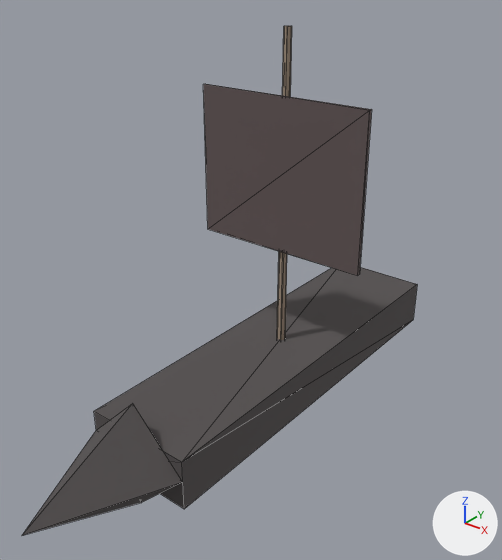
The glTF model game/voxario/AshesOfEryon/Assets/Models/scenery/ship.gltf, before and after one commit.
Before and after are seen from a camera (50 mm lens) standing at (8.98, -12.46, 10.06) and looking at (0.15, -1.42, 3.22). The axes (+X, +Y, +Z) are drawn at lower right. The lights are the same throughout. The first picture is the older version. Mesh edges are drawn as thin lines. Vertices at exactly the same position are counted once.

In view in the first picture: 'ship'.
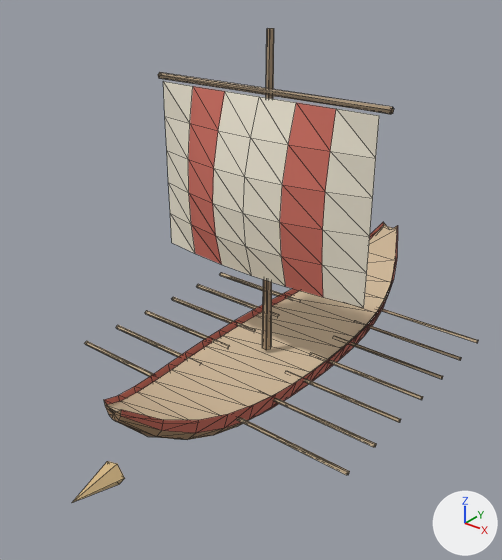
Where the change shows, as pixel boxes (x1, y1, x2, y2) in the pictures (502 x 560 px):
'ship', recoloured, reshaped (7% shorter): before (23, 26, 417, 535); after (72, 28, 479, 503)
part 1 of me_ship, added (beige): after (72, 461, 125, 503)
part 2 of me_ship, rebuilt (9% narrower, 10% shorter): before (94, 267, 417, 509); after (104, 222, 398, 440)
part 3 of me_ship, deleted (beige): before (277, 26, 292, 340)
part 4 of me_ship, deleted: before (203, 84, 372, 276)
part 5 of me_ship, deleted: before (23, 403, 182, 535)
part 6 of me_ship, added: after (85, 28, 479, 475)

The change, as a diff of the scene's bpy script:
```diff
--- a/game/voxario/AshesOfEryon/Assets/Models/scenery/ship.gltf.py
+++ b/game/voxario/AshesOfEryon/Assets/Models/scenery/ship.gltf.py
@@ mat_ship_0 @@
 mat_ship_0 = principled_material('ship_0')
-mat_ship_0.base_color = (0.09, 0.08, 0.08)  # dark grey #555050
+mat_ship_0.base_color = (0.42, 0.27, 0.15)  # brown #ad8e6c
 mat_ship_0.roughness = 0.92
@@ mat_ship_2 @@
 mat_ship_2 = principled_material('ship_2')
-mat_ship_2.base_color = (0.12, 0.09, 0.09)  # dark grey #615555
+mat_ship_2.base_color = (0.55, 0.14, 0.1)  # red #c46959
 mat_ship_2.roughness = 0.92
@@ me_ship @@
-me_ship.from_pydata(...)  # 37 vertices, 50 faces; spans x -2.2..2.2, y -7.8..5.0, z -0.8..8.5
+me_ship.from_pydata(...)  # 357 vertices, 541 faces; spans x -3.9..3.9, y -6.7..5.5, z -0.07..8.5
+# me_ship part 1: a new loose piece, a 5-sided cone pointing to -y spanning x -0.23..0.28, y -6.7..-5.6, z 0.18..0.72, in mat_ship_4 (beige #dabc89)
+# me_ship part 2: the loose piece of 8 vertices spanning x -1.3..1.3, y -5.0..5.0, z -0.2..1.0 is rebuilt with 138 vertices and now spans x -1.5..1.5, y -5.5..5.5, z -0.07..2.45
+# me_ship part 3: the loose piece of 15 vertices spanning x -0.12..0.12, y -0.1..0.1, z 0.5..8.5 is deleted
+# me_ship part 4: the loose piece of 8 vertices spanning x -2.2..2.2, y -0.24..-0.16, z 3.5..7.1 is deleted
+# me_ship part 5: the loose piece of 6 vertices spanning x -1.3..1.3, y -7.8..-5.0, z -0.8..1.8 is deleted
+# me_ship part 6
+# 151 vertices are added at x -3.9..2.8, y -5.5..5.5, z 0.8..8.5
+# 56 new vertices lie (3.0, 0.0, 0.0) away from vertices in x -3.9..0.9, y -3.16..3.26, z 0.8..0.9
+# 5 new vertices lie (6.0, 0.0, 0.0) away from vertices in x -3.0, y -0.92..-0.78, z 7.24..7.37
+# 32 new faces join them, mat_ship_3 (beige #ceb899)
+# 33 new faces join them, mat_ship_5 (beige #a69076)
+# 40 new faces join them, mat_ship_6 (pale yellow #efe7d4)
+# 20 new faces join them, mat_ship_7 (red #ce6f61)
+# 168 new faces join them, mat_ship_8 (beige #bca686)
 me_ship.materials.append(mat_ship_0)
@@ me_ship @@
 me_ship.materials.append(mat_ship_2)
+me_ship.materials.append(mat_ship_3)  # beige #ceb899
+me_ship.materials.append(mat_ship_4)  # beige #dabc89
+me_ship.materials.append(mat_ship_5)  # beige #a69076
+me_ship.materials.append(mat_ship_6)  # pale yellow #efe7d4
+me_ship.materials.append(mat_ship_7)  # red #ce6f61
+me_ship.materials.append(mat_ship_8)  # beige #bca686
```
